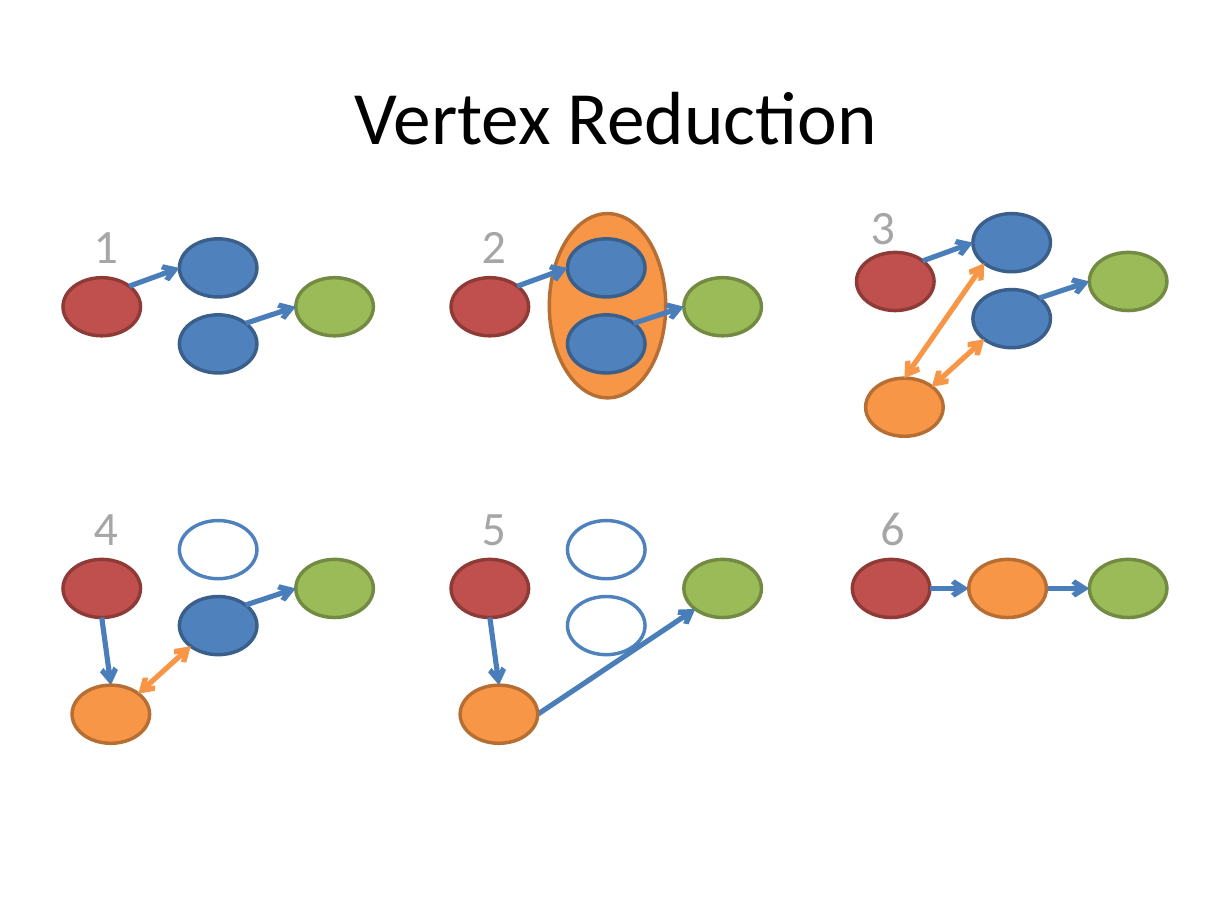
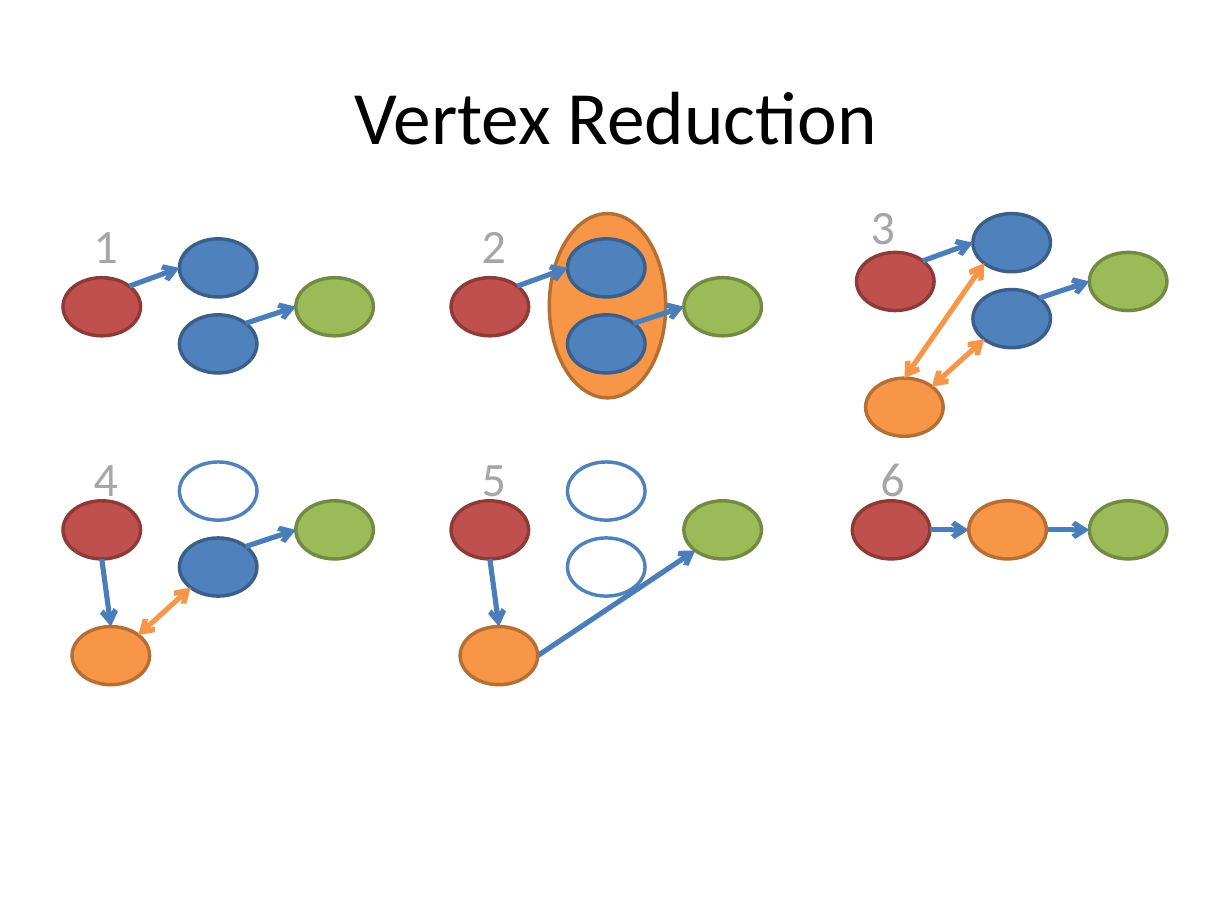
Before and after one commit to halllo/MTSS12, a slide deck: slide 10 of text/images/illustrations.pptx. Drawn at 1232x924 pixels with LibreOffice and Linux fonts; fonts in the diff are those of the drawing. Boxes give left, top, right and bottom in pixels: in the first picture for what was removed or moved away, otherwise in the second. Text is boxed around its words. In the diff, an @@ line names an element or a change of style, - is before the commit and + after.

```diff
--- a/text/images/illustrations.pptx
+++ b/text/images/illustrations.pptx
@@ 3 texts: place and size @@
-3 texts at (94, 513, 904, 545)
+3 texts at (94, 464, 904, 508)
@@ 13 ellipses, 6 arrows, 1 double arrow: place and size @@
-13 ellipses, 6 arrows, 1 double arrow at (63, 521, 1167, 743)
+13 ellipses, 6 arrows, 1 double arrow at (63, 462, 1167, 685)
```
Also in this commit, not shown: 4 other files.
